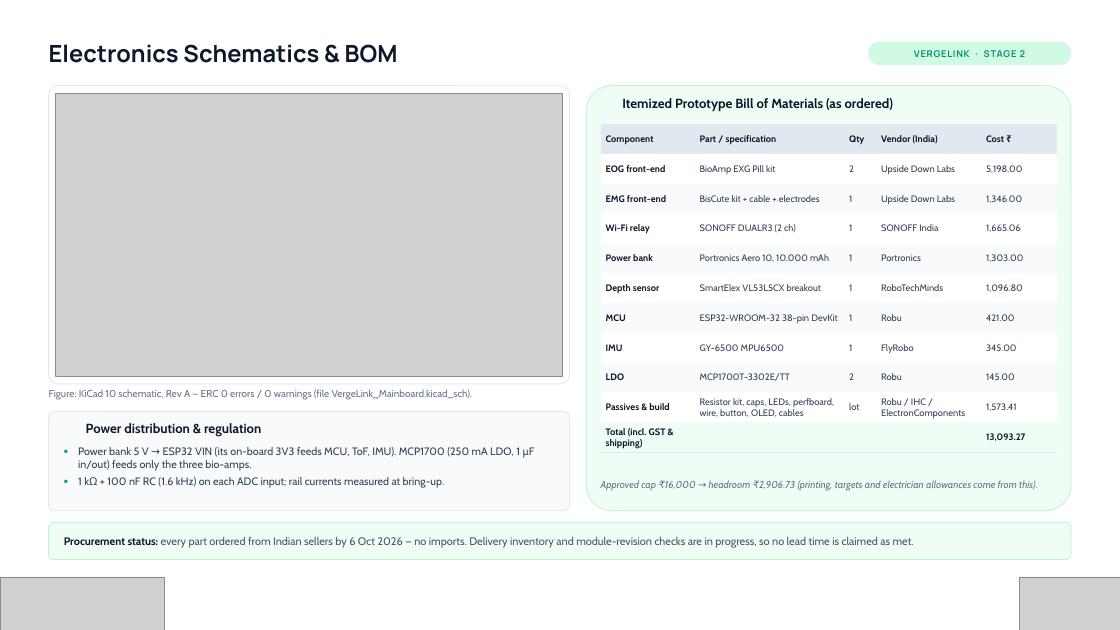
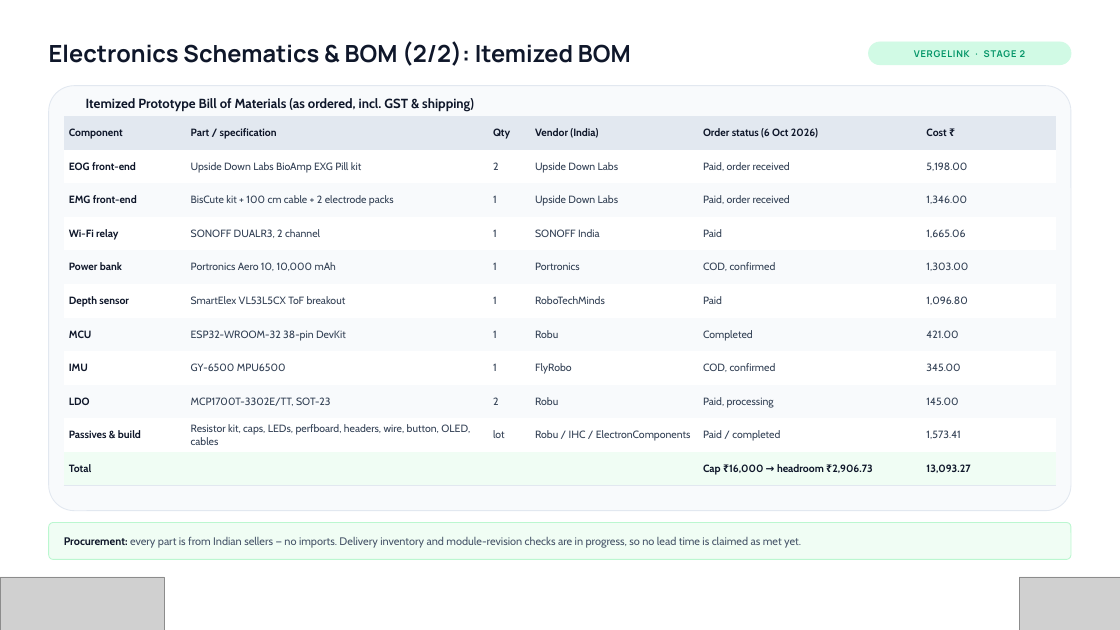
Before and after one commit to amalnathkp13-boop/vergelink, a slide deck: slide 11 of presentation/VergeLink_Vishwakarma_Stage2.pptx (slide 6 before the commit). Drawn at 1120x630 pixels with LibreOffice and Linux fonts; fonts in the diff are those of the drawing; grey boxes stand for pictures; background and template pictures are left out. Boxes give left, top, right and bottom in pixels: in the first picture for what was removed or moved away, otherwise in the second. Text is boxed around its words. In the diff, an @@ line names an element or a change of style, - is before the commit and + after.

```diff
--- a/presentation/VergeLink_Vishwakarma_Stage2.pptx
+++ b/presentation/VergeLink_Vishwakarma_Stage2.pptx
@@ text at (49, 41, 631, 66): text changed @@
-Electronics Schematics & BOM
+Electronics Schematics & BOM (2/2): Itemized BOM
@@ rounded rectangle: place and size @@
-rounded rectangle at (49, 86, 570, 384)
+rounded rectangle at (49, 86, 1071, 511)
@@ rounded rectangle at (49, 86, 1071, 511): fill #FFFFFF to #F8FAFC; proportions changed @@
@@ rounded rectangle removed at (586, 86, 1071, 511) @@
@@ picture removed at (55, 93, 563, 376) @@
@@ table at (64, 116, 1056, 486) @@
-column 1, row 11: Total (incl. GST & shipping)
+column 1, row 11: Total
-column 2: Part / specification | BioAmp EXG Pill kit | BisCute kit + cable + electrodes | SONOFF DUALR3 (2 ch) | Portronics Aero 10, 10,000 mAh | SmartElex VL53L5CX breakout | ESP32-WROOM-32 38-pin DevKit | GY-6500 MPU6500 | MCP1700T-3302E/TT | Resistor kit, caps, LEDs, perfboard, wire, button, OLED, cables | 
+column 2: Part / specification | Upside Down Labs BioAmp EXG Pill kit | BisCute kit + 100 cm cable + 2 electrode packs | SONOFF DUALR3, 2 channel | Portronics Aero 10, 10,000 mAh | SmartElex VL53L5CX ToF breakout | ESP32-WROOM-32 38-pin DevKit | GY-6500 MPU6500 | MCP1700T-3302E/TT, SOT-23 | Resistor kit, caps, LEDs, perfboard, headers, wire, button, OLED, cables | 
+column 5: Order status (6 Oct 2026) | Paid, order received | Paid, order received | Paid | COD, confirmed | Paid | Completed | COD, confirmed | Paid, processing | Paid / completed | Cap ₹16,000 → headroom ₹2,906.73
@@ table: place and size @@
-table at (601, 124, 1057, 452)
+table at (64, 116, 1056, 486)
@@ text at (86, 98, 474, 111): text changed @@
-Itemized Prototype Bill of Materials (as ordered)
+Itemized Prototype Bill of Materials (as ordered, incl. GST & shipping)
@@ text removed at (49, 389, 472, 400) @@
-Figure: KiCad 10 schematic, Rev A — ERC 0 errors / 0 warnings (file VergeLink_Mainboard.kicad_sch).
@@ rounded rectangle removed at (49, 412, 570, 511) @@
@@ text removed at (78, 447, 535, 488) @@
-▪ Power bank 5 V → ESP32 VIN (its on-board 3V3 feeds MCU, ToF, IMU). MCP1700 (250 mA LDO, 1 µF in/out) feeds only the three bio-amps.
-▪ 1 kΩ + 100 nF RC (1.6 kHz) on each ADC input; rail currents measured at bring-up.
@@ text removed at (86, 423, 261, 436) @@
-Power distribution & regulation
@@ text removed at (601, 480, 1038, 491) @@
-Approved cap ₹16,000 → headroom ₹2,906.73 (printing, targets and electrician allowances come from this).
@@ text at (64, 537, 801, 548): text changed @@
-Procurement status: every part ordered from Indian sellers by 6 Oct 2026 — no imports. Delivery inventory and module-revision checks are in progress, so no lead time is claimed as met.
+Procurement: every part is from Indian sellers — no imports. Delivery inventory and module-revision checks are in progress, so no lead time is claimed as met yet.
```
Also in this commit, not shown: 10 other slides changed, 7 slides added, 2 other files.
